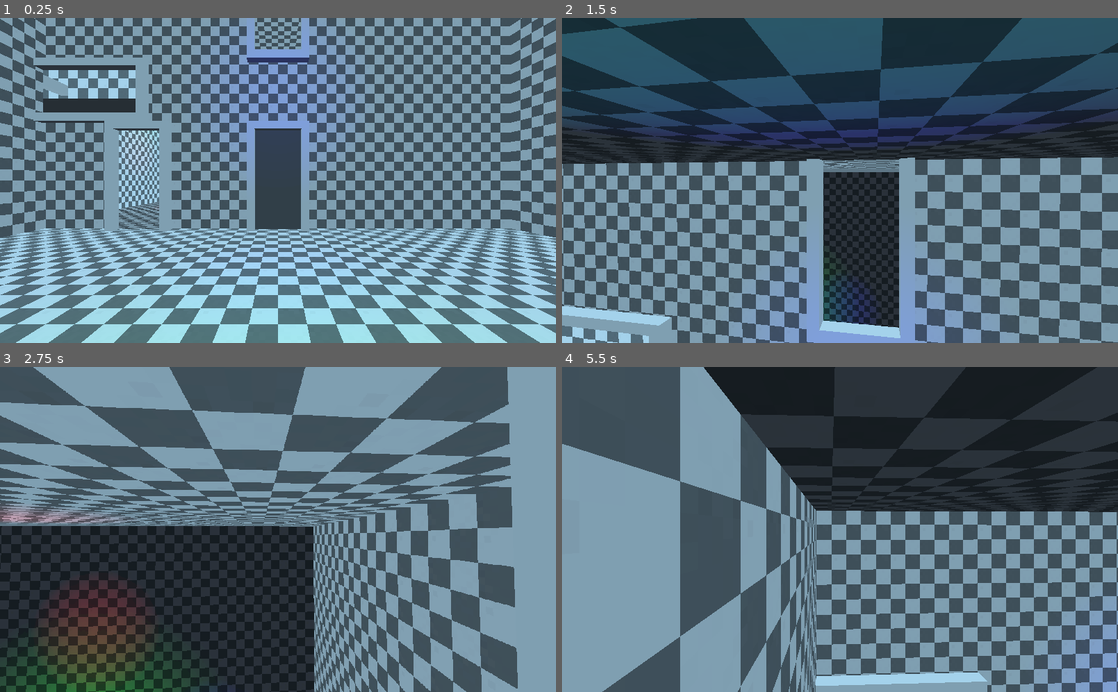
Above: before the commit, frames 1-4 (two rows, left to right).
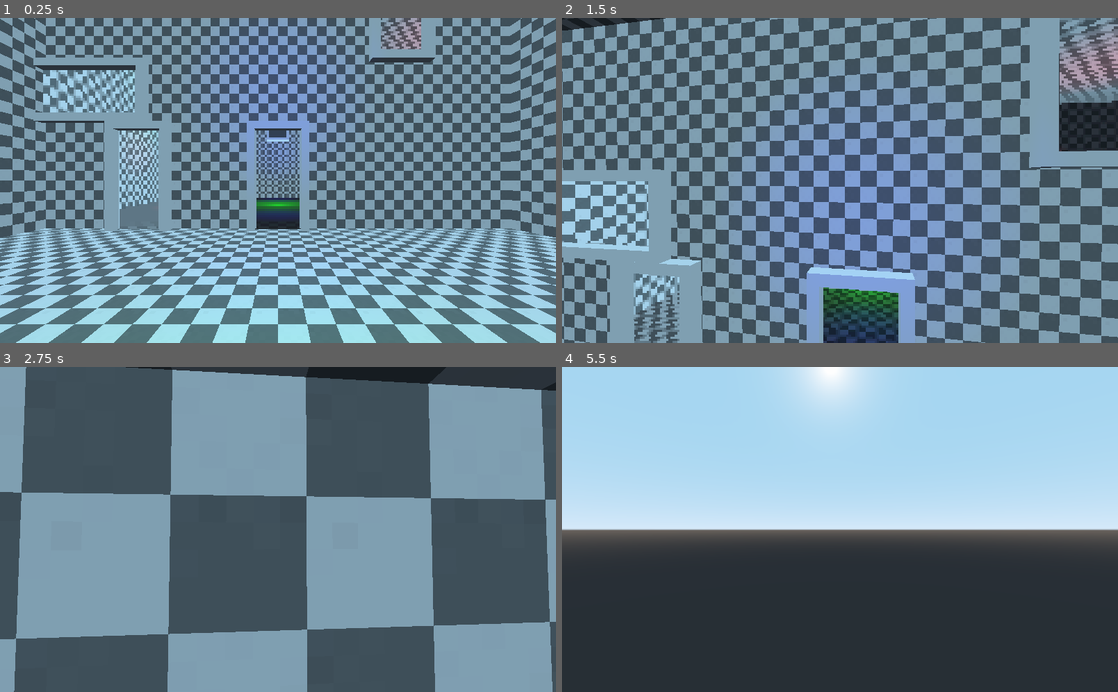
Above: after the commit, the same moments.

Repository: Krazy-J/door-in-the-wall
Game: Godot game, scene res://Main.tscn
The game is run twice, just before and just after one commit, with the same random seed, the same clock (stepped at 60 frames per second) and the same inputs.
Inputs (mouse positions are in pixels of both pictures, inside the frame that each line leads up to):
- Up to frame 1 (0.25 s): no input
- Up to frame 2 (1.5 s): tap Enter at 0.5 s; move the mouse to (867, 180) at 0.52 s; hold W (move_forward) from 0.53 s (still down); tap Space (jump) at 0.6, 0.77, 1.07 s; move the mouse to (812, 180) at 1.27 s; click (812, 180) at 1.35 s
- Up to frame 3 (2.75 s): keep holding W (move_forward); tap Space (jump) at 1.52, 1.55, 1.82, 2.1 s; move the mouse to (289, 523) at 2.02 s
- Up to frame 4 (5.5 s): keep holding W (move_forward); move the mouse to (834, 536) at 2.77 s; click (834, 536) at 2.85 s; tap Space (jump) at 3.02, 3.05, 3.32, 3.6, 3.77, 4.07, 4.52, 4.55, 4.82, 5.1 s; move the mouse to (878, 532) at 3.52 s; move the mouse to (795, 526) at 4.27 s; click (795, 526) at 4.35 s; move the mouse to (845, 529) at 5.02 s

The runs differ from the first frame. In frame 1, 6.3% of the frame differs, in the area x 7-79%, y 0-65%; in frame 2, 63%; in frame 3, 70%; in frame 4, 99%, in the area x 0-100%, y 0-100%.

Commit message:
Finalized door teleport
Finally made the door transformation work properly, once and for all.

Diff:
--- a/objects/Door.tscn
+++ b/objects/Door.tscn
@@ -46,7 +46,7 @@
 script = ExtResource( 2 )
 
 [node name="Viewport" type="Viewport" parent="."]
-size = Vector2( 1024, 512 )
+size = Vector2( 128, 64 )
 handle_input_locally = false
 hdr = false
 keep_3d_linear = true
--- a/objects/DoorEnter.gd
+++ b/objects/DoorEnter.gd
@@ -5,9 +5,6 @@
 func _on_DoorEnter_body_entered(body):
 	if body.name == "Player":
 		var exitDoor = get_parent().get_child(exitDoorID)
-		body.translation -= translation
-		body.transform = body.transform.rotated(transform.basis.x, (exitDoor.rotation_degrees.x - rotation_degrees.x) / 180 * PI)
-		body.transform = body.transform.rotated(transform.basis.y, (exitDoor.rotation_degrees.y - rotation_degrees.y) / 180 * PI)
-		body.transform = body.transform.rotated(transform.basis.z, (exitDoor.rotation_degrees.z - rotation_degrees.z) / 180 * PI)
-		body.transform = body.transform.rotated(exitDoor.transform.basis.y, PI)
-		body.translation += exitDoor.translation
+		body.transform = self.transform.inverse() * body.transform
+		body.transform = body.transform.rotated(Vector3(0, 1, 0), PI)
+		body.transform = exitDoor.transform * body.transform
--- a/objects/DoorViewport.gd
+++ b/objects/DoorViewport.gd
@@ -1,8 +1,6 @@
 extends Viewport
 
-onready var camera = $Spatial/Camera
-
-const mipmap_level = 0;
+const mipmap_level = 2;
 
 func _ready():
 	print(get_parent().exitDoorID)
@@ -10,17 +8,16 @@
 
 func place_camera(exitDoor):
 	size = (get_node("/root") as Viewport).size / pow(2, mipmap_level)
-	#$Spatial.translation = get_node("/root/Main/Player").translation
 	$Spatial.global_transform = (get_node("/root/Main/Player/PivotY/PivotX/Camera") as Spatial).global_transform
-	$Spatial.translation -= get_parent().translation
-	$Spatial.transform = $Spatial.transform.rotated(Vector3(1, 0, 0), (-get_parent().rotation_degrees.x) / 180 * PI)
-	$Spatial.transform = $Spatial.transform.rotated(Vector3(0, 1, 0), (-get_parent().rotation_degrees.y) / 180 * PI)
-	$Spatial.transform = $Spatial.transform.rotated(Vector3(0, 0, 1), (-get_parent().rotation_degrees.z) / 180 * PI)
-	$Spatial.transform = $Spatial.transform.rotated(Vector3(1, 0, 0), (exitDoor.rotation_degrees.x) / 180 * PI)
-	$Spatial.transform = $Spatial.transform.rotated(Vector3(0, 1, 0), (exitDoor.rotation_degrees.y) / 180 * PI)
-	$Spatial.transform = $Spatial.transform.rotated(Vector3(0, 0, 1), (exitDoor.rotation_degrees.z) / 180 * PI)
-	$Spatial.transform = $Spatial.transform.rotated(exitDoor.transform.basis.y, (180) / 180 * PI)
-	$Spatial.translation += exitDoor.translation
+	$Spatial.transform = get_parent().transform.inverse() * $Spatial.transform
+	$Spatial.transform = $Spatial.transform.rotated(Vector3(0, 1, 0), PI)
+	$Spatial.transform = exitDoor.transform * $Spatial.transform
+	#$Spatial.translation -= get_parent().translation
+	#$Spatial.transform = $Spatial.transform.rotated(get_parent().transform.basis.x, -get_parent().rotation_degrees.x / 180 * PI).rotated(get_parent().transform.basis.x, exitDoor.rotation_degrees.x / 180 * PI)
+	#$Spatial.transform = $Spatial.transform.rotated(get_parent().transform.basis.y, -get_parent().rotation_degrees.y / 180 * PI).rotated(get_parent().transform.basis.y, exitDoor.rotation_degrees.y / 180 * PI)
+	#$Spatial.transform = $Spatial.transform.rotated(get_parent().transform.basis.z, -get_parent().rotation_degrees.z / 180 * PI).rotated(get_parent().transform.basis.z, exitDoor.rotation_degrees.z / 180 * PI)
+	#$Spatial.translation += exitDoor.translation
+	#$Spatial.transform = $Spatial.transform.rotated(exitDoor.transform.basis.y, PI)
 
 func _process(delta):
 	place_camera(get_parent().get_parent().get_child(get_parent().exitDoorID))
--- a/player/Player.gd
+++ b/player/Player.gd
@@ -28,7 +28,7 @@
 		input_dir -= camera_g_basis.x
 	if Input.is_action_pressed("move_right"):
 		input_dir += camera_g_basis.x
-	input_dir = (input_dir - input_dir * transform.basis.y).normalized()
+	input_dir = (input_dir - input_dir * Vector3(abs(transform.basis.y.x), abs(transform.basis.y.y), abs(transform.basis.y.z))).normalized()
 
 	return input_dir
 
@@ -43,7 +43,7 @@
 	linear_velocity = get_input() * delta * speed
 	add_central_force(-transform.basis.y * delta * gravity)
 	if Input.is_action_just_pressed("jump"):
-		jump += jump_power
+		jump = jump_power
 	if jump > 0:
 		add_central_force(transform.basis.y * delta * jump)
 		jump -= 1000
--- a/rooms/TestRoom.tscn
+++ b/rooms/TestRoom.tscn
@@ -11,39 +11,48 @@
 [node name="Doors" type="Spatial" parent="."]
 
 [node name="0" parent="Doors" instance=ExtResource( 2 )]
-transform = Transform( 1, 0, 0, 0, 1, 0, 0, 0, 1, 10, 0, 0 )
+transform = Transform( -0.422618, 0, -0.906308, 0, 1, 0, 0.906308, 0, -0.422618, -9, 0, 13 )
 exitDoorID = 1
 
 [node name="1" parent="Doors" instance=ExtResource( 2 )]
 editor/display_folded = true
-transform = Transform( 1.19249e-08, 0, -1, 0, 1, 0, 1, 0, 1.19249e-08, 0, 0, 10 )
+transform = Transform( -0.965926, 0, 0.258819, 0, 1, 0, -0.258819, 0, -0.965926, -10, 0, 7 )
 
 [node name="2" parent="Doors" instance=ExtResource( 2 )]
 editor/display_folded = true
-transform = Transform( -4.37114e-08, 0, 1, 0, 1, 0, -1, 0, -4.37114e-08, 0, 0, -15 )
+transform = Transform( -4.37114e-008, 0, 1, 0, 1, 0, -1, 0, -4.37114e-008, 0, 0, -15 )
 exitDoorID = 3
 
 [node name="3" parent="Doors" instance=ExtResource( 2 )]
-transform = Transform( 4.37114e-08, -3.82137e-15, 1, -8.74228e-08, -1, 0, 1, -8.74228e-08, -4.37114e-08, 0, 18, 15 )
+transform = Transform( 4.37114e-008, -3.82137e-015, 1, -8.74228e-008, -1, 0, 1, -8.74228e-008, -4.37114e-008, 0, 18, 15 )
 exitDoorID = 2
 
 [node name="4" parent="Doors" instance=ExtResource( 2 )]
 editor/display_folded = true
-transform = Transform( -4.37114e-08, 0, 1, 0, 1, 0, -1, 0, -4.37114e-08, -9, 0, -15 )
+transform = Transform( -4.37114e-008, 0, 1, 0, 1, 0, -1, 0, -4.37114e-008, -9, 0, -15 )
 exitDoorID = 5
 
 [node name="5" parent="Doors" instance=ExtResource( 2 )]
-transform = Transform( 1.91069e-15, 1, -4.37114e-08, -4.37114e-08, -4.37114e-08, -1, -1, 3.82137e-15, 4.37114e-08, -15.5, 9, -15 )
+transform = Transform( 1.91069e-015, 1, -4.37114e-008, -4.37114e-008, -4.37114e-008, -1, -1, 3.82137e-015, 4.37114e-008, -15.5, 9, -15 )
 exitDoorID = 4
 
 [node name="6" parent="Doors" instance=ExtResource( 2 )]
-transform = Transform( 1.31134e-07, 1, -4.37114e-08, -1, 1.31134e-07, -2.98023e-08, -2.98023e-08, 4.37114e-08, 1, -15.5, 1, 11 )
+editor/display_folded = true
+transform = Transform( 8.74228e-008, 1, 4.37114e-008, -1.31134e-007, -4.37114e-008, 1, 1, -8.74228e-008, 1.31134e-007, -15.5, 12, 15 )
 exitDoorID = 7
 
 [node name="7" parent="Doors" instance=ExtResource( 2 )]
+transform = Transform( -5.96046e-008, -1, 8.74228e-008, 0.707107, -1.03964e-007, -0.707107, 0.707107, 1.96704e-008, 0.707107, 15.5, 15, 13 )
+exitDoorID = 6
+
+[node name="8" parent="Doors" instance=ExtResource( 2 )]
+transform = Transform( -5.96046e-008, -1, 8.74228e-008, -1, 5.96046e-008, -5.96047e-008, 5.96046e-008, -8.74228e-008, -1, 15.5, 1, 8 )
+exitDoorID = 9
+
+[node name="9" parent="Doors" instance=ExtResource( 2 )]
 editor/display_folded = true
-transform = Transform( 2.95319e-15, 5.56363e-08, -1, -4.37114e-08, -1, -5.56363e-08, -1, 4.37114e-08, -5.21253e-16, 0, 18, -15 )
-exitDoorID = 6
+transform = Transform( 4.37114e-008, -3.82137e-015, -1, -8.74228e-008, -1, 0, -1, 8.74228e-008, -4.37114e-008, 8, 18, -15 )
+exitDoorID = 8
 
 [node name="OmniLight-Y" type="OmniLight" parent="."]
 transform = Transform( 1, 0, 0, 0, 1, 0, 0, 0, 1, 0, 1, 0 )
Not shown: 2 places in objects/Door.tscn that only renumber resources
